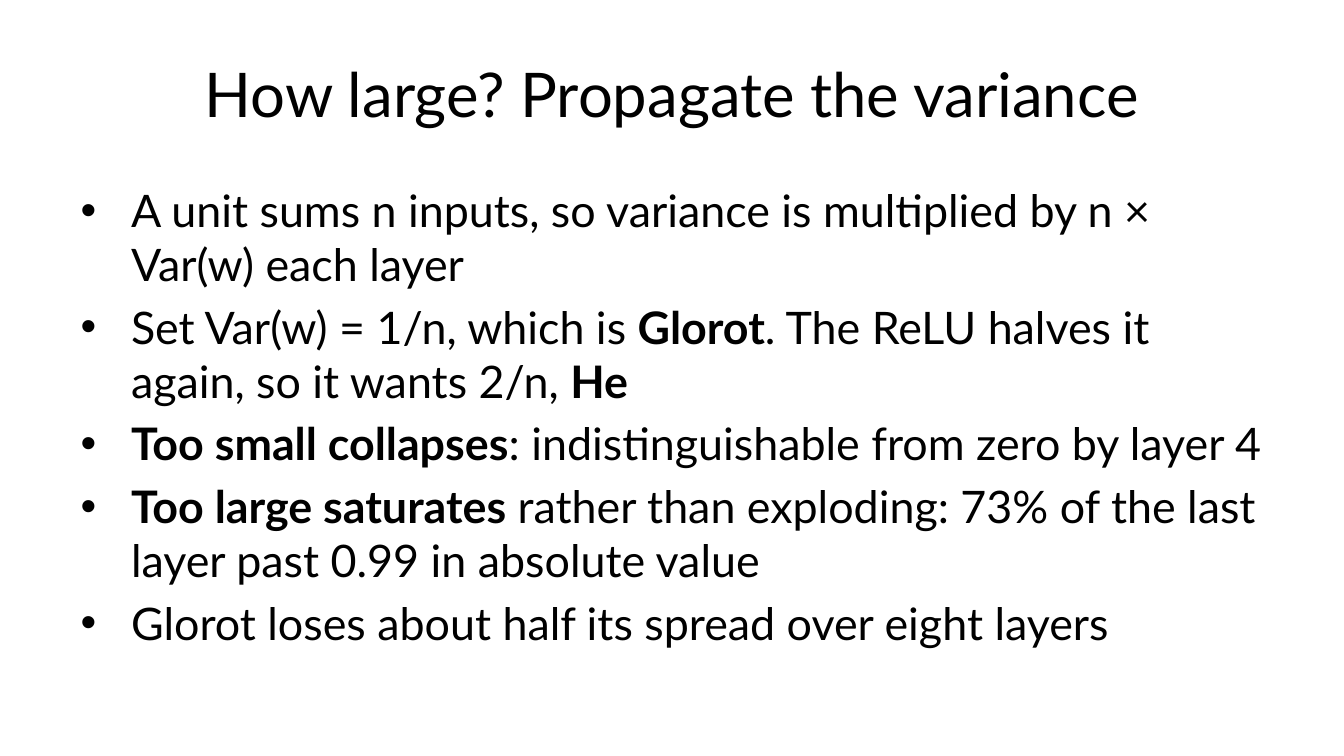
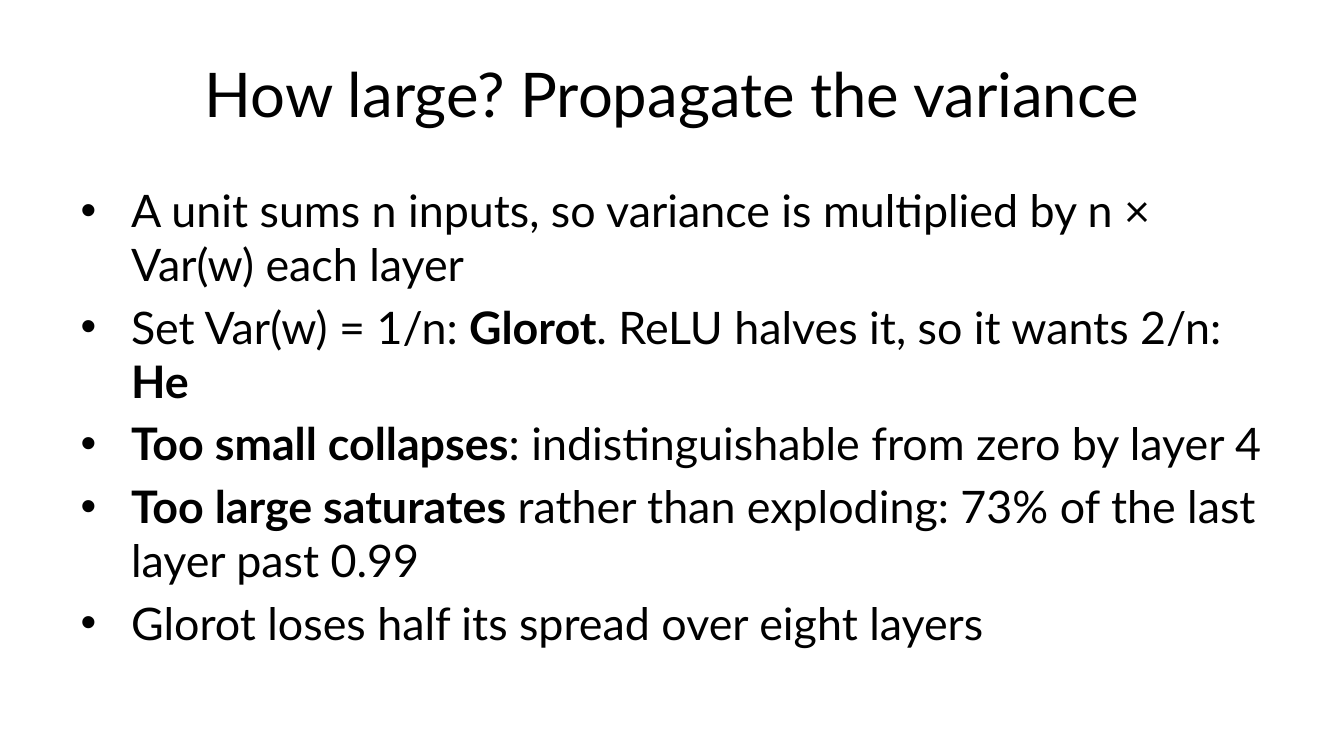
Before and after one commit to fabioantonini/technologies-for-artificial-intelligence, a slide deck: slide 54 of Lessons/09_neural_networks/Slides/neural_networks_slides.pptx. Drawn at 1344x756 pixels with LibreOffice and Linux fonts; fonts in the diff are those of the drawing; background and template pictures are left out. Boxes give left, top, right and bottom in pixels: in the first picture for what was removed or moved away, otherwise in the second. Text is boxed around its words. In the diff, an @@ line names an element or a change of style, - is before the commit and + after.

```diff
--- a/Lessons/09_neural_networks/Slides/neural_networks_slides.pptx
+++ b/Lessons/09_neural_networks/Slides/neural_networks_slides.pptx
@@ text at [131, 309, 1221, 399]: text changed @@
-• Set Var(w) = 1/n, which is Glorot. The ReLU halves it again, so it wants 2/n, He
+• Set Var(w) = 1/n: Glorot. ReLU halves it, so it wants 2/n: He
@@ text at [131, 489, 1255, 649]: text changed @@
-• Too large saturates rather than exploding: 73% of the last layer past 0.99 in absolute value
-• Glorot loses about half its spread over eight layers
+• Too large saturates rather than exploding: 73% of the last layer past 0.99
+• Glorot loses half its spread over eight layers
```
Also in this commit, not shown: 7 other slides changed, 12 other files.
